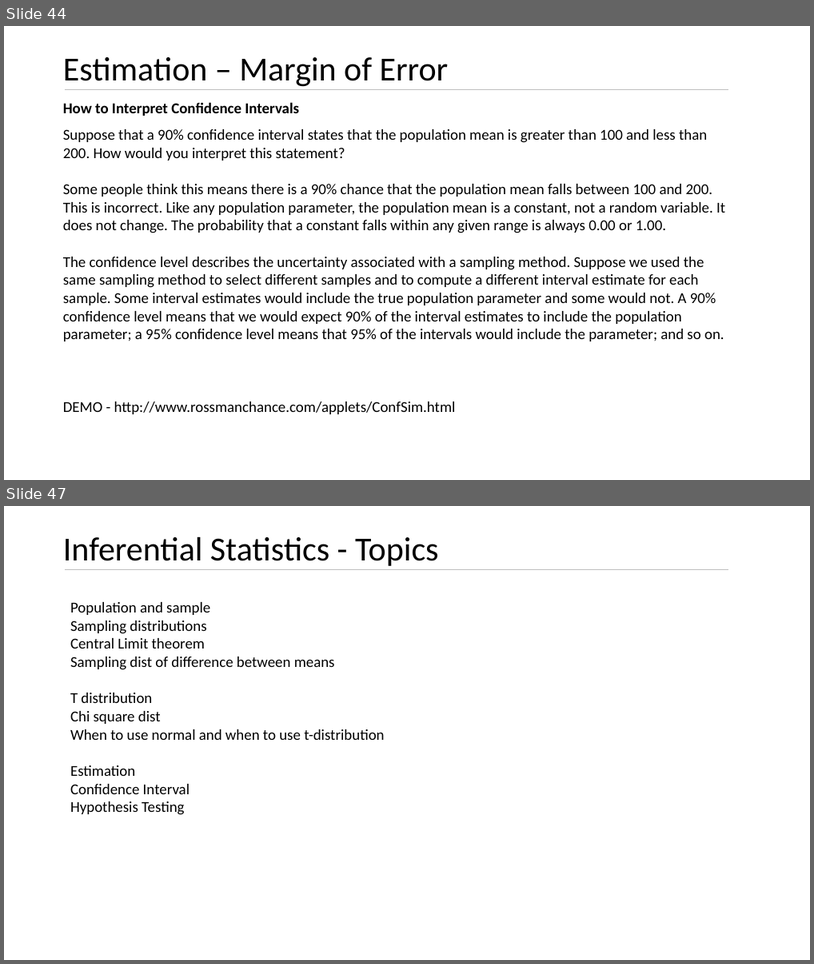
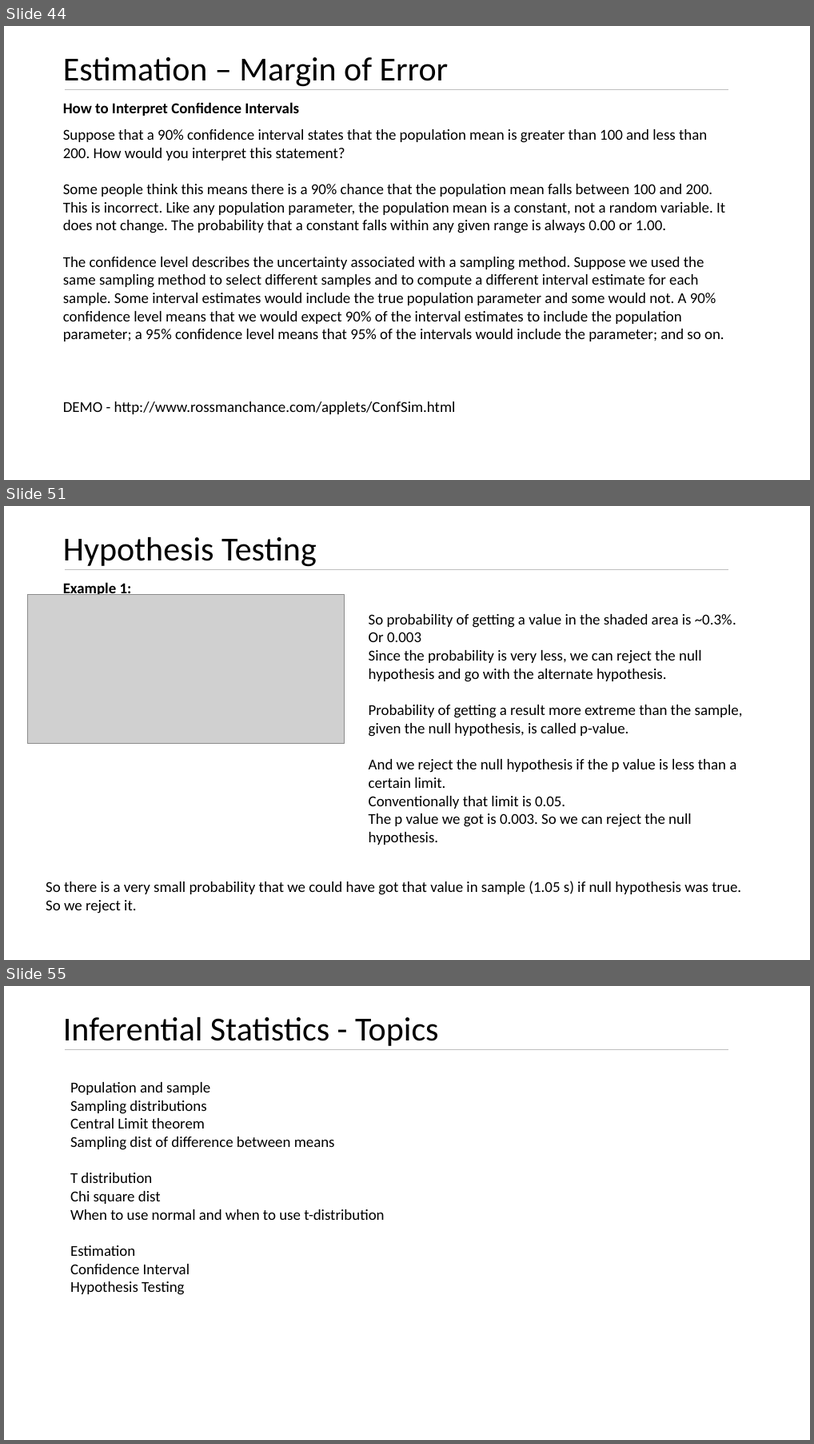
Before and after one commit to kushkul/Intro-to-Analytics, a slide deck: Statistics/Lesson 7 Inferential Statistics.pptx. Shown one above the other, each under a label of ours: slides 44 and 47 before the commit, slides 44, 51 and 55 after it; the slides between them are not shown. The pictures are 814x964 and 814x1444 pixels, drawn with LibreOffice and Linux fonts; fonts in the diff are those of the drawing; grey boxes stand for pictures. Boxes give left, top, right and bottom in pixels: in the first picture for what was removed or moved away, otherwise in the second. Text is boxed around its words. In the diff, an @@ line names an element or a change of style, - is before the commit and + after.

Commit message:
Add hypothesis testing basics

```diff
--- a/Statistics/Lesson 7 Inferential Statistics.pptx
+++ b/Statistics/Lesson 7 Inferential Statistics.pptx
@@ slide 51 added at (x1=4, y1=506, x2=810, y2=960), background #FFFFFF @@
@@ title added at (x1=63, y1=537, x2=317, y2=567), 40 pt, text #000000 @@
+Hypothesis Testing
@@ line added from (65, 569) to (730, 569), #BFBFBF 0.5 pt @@
@@ picture added at (x1=27, y1=594, x2=344, y2=743) @@
@@ text added at (x1=63, y1=580, x2=132, y2=597), 18 pt, text #000000, bold @@
+Example 1:
@@ text added at (x1=369, y1=614, x2=743, y2=844), 18 pt, text #000000 @@
+So probability of getting a value in the shaded area is ~0.3%.
+Or 0.003
+Since the probability is very less, we can reject the null hypothesis and go with the alternate hypothesis.
+Probability of getting a result more extreme than the sample, given the null hypothesis, is called p-value.
+And we reject the null hypothesis if the p value is less than a certain limit.
+Conventionally that limit is 0.05.
+The p value we got is 0.003. So we can reject the null hypothesis.
@@ text added at (x1=46, y1=880, x2=742, y2=913), 18 pt, text #000000 @@
+So there is a very small probability that we could have got that value in sample (1.05 s) if null hypothesis was true.
+So we reject it.
@@ what was slide 47 is now slide 55 @@
```
Also in this commit, not shown: 3 slides changed, 8 other slides added, 1 slide removed.
